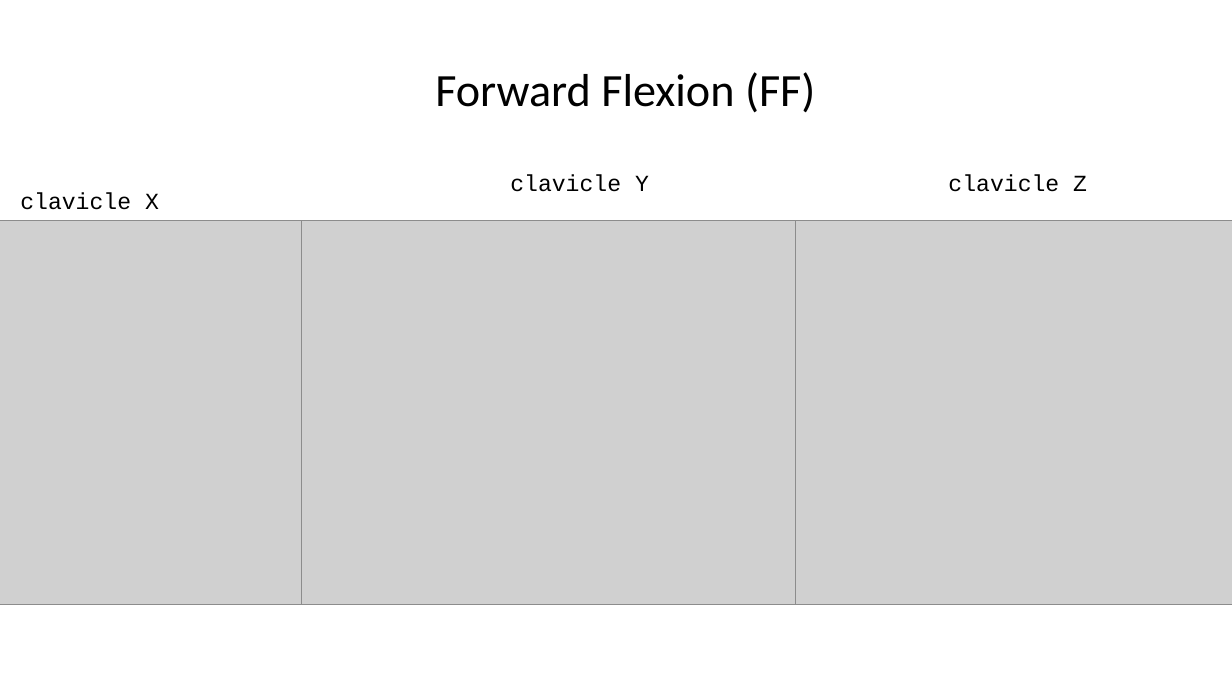
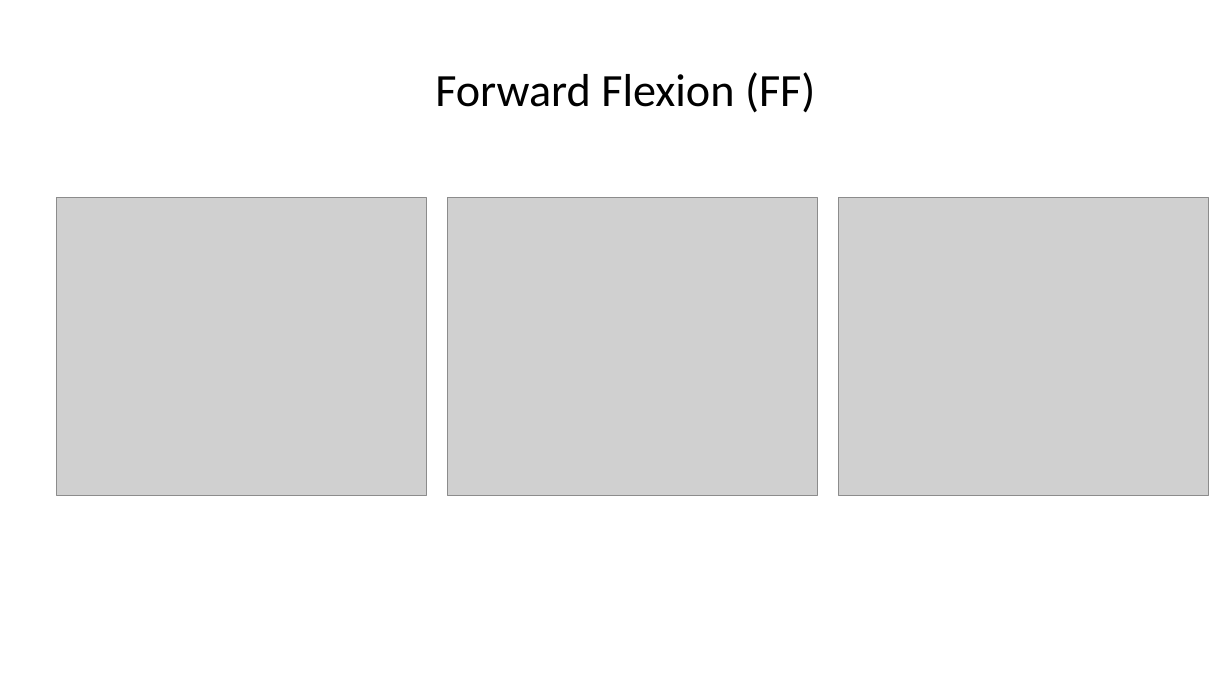
Before and after one commit to KungLobster69/WORK, a slide deck: slide 1 of Windows/CODE_BME/ResultRecord_DataIMU/Plot Guide.pptx (slide 2 before the commit). Drawn at 1232x693 pixels with LibreOffice and Linux fonts; fonts in the diff are those of the drawing; grey boxes stand for pictures. Boxes give left, top, right and bottom in pixels: in the first picture for what was removed or moved away, otherwise in the second. Text is boxed around its words. In the diff, an @@ line names an element or a change of style, - is before the commit and + after.

```diff
--- a/Windows/CODE_BME/ResultRecord_DataIMU/Plot Guide.pptx
+++ b/Windows/CODE_BME/ResultRecord_DataIMU/Plot Guide.pptx
@@ text removed at [510, 174, 649, 192] @@
-clavicle Y
@@ text removed at [948, 174, 1087, 192] @@
-clavicle Z
@@ text removed at [20, 192, 159, 210] @@
-clavicle X
@@ picture added at [56, 198, 426, 495] @@
@@ picture added at [447, 198, 817, 495] @@
@@ picture added at [839, 198, 1209, 495] @@
@@ picture removed at [0, 220, 301, 604] @@
@@ picture removed at [283, 220, 796, 604] @@
@@ picture removed at [762, 220, 1232, 604] @@
```
Also in this commit, not shown: 5 slides added, 4 slides removed, 1 other file.
